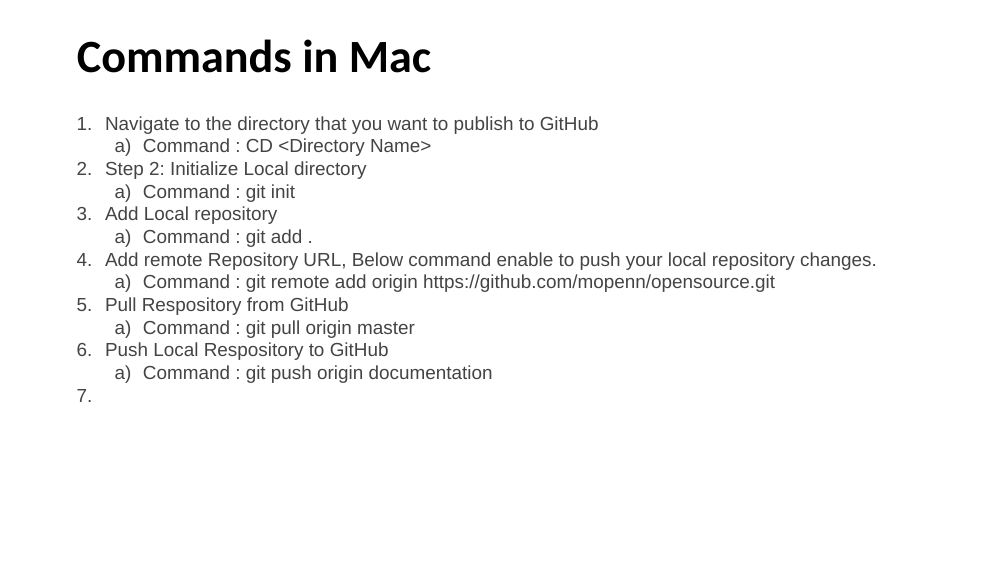
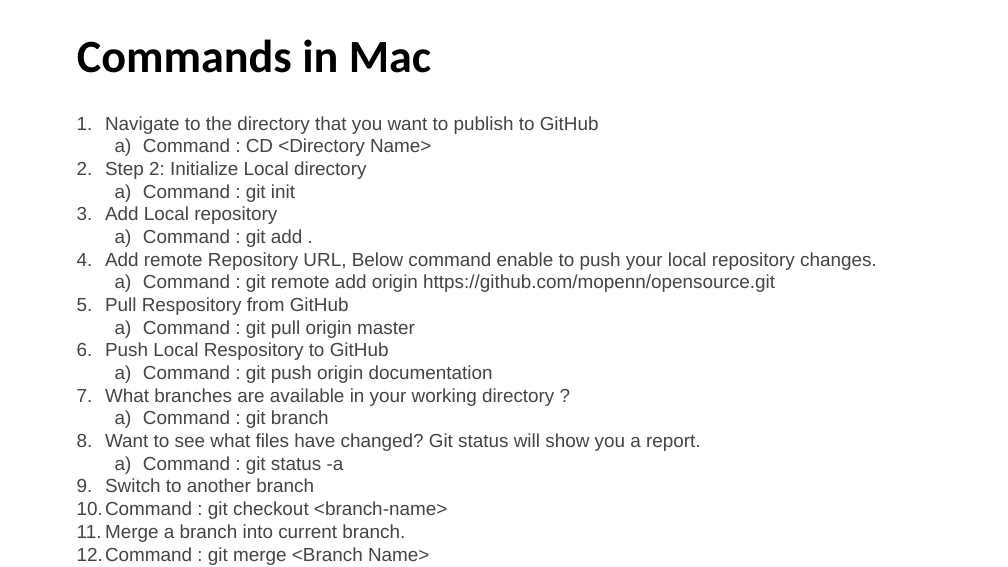
Before and after one commit to mopenn/opensource, a slide deck: slide 6 of GitHub/Github Tutorial for Beginners.pptx. Drawn at 1008x567 pixels with LibreOffice and Linux fonts; fonts in the diff are those of the drawing. Boxes give left, top, right and bottom in pixels: in the first picture for what was removed or moved away, otherwise in the second. Text is boxed around its words. In the diff, an @@ line names an element or a change of style, - is before the commit and + after.

Commit message:
made changes to git commands

```diff
--- a/GitHub/Github Tutorial for Beginners.pptx
+++ b/GitHub/Github Tutorial for Beginners.pptx
@@ text at (105,388,701,565): paragraphs added @@
+7. What branches are available in your working directory ?
+  a) Command : git branch
+8. Want to see what files have changed? Git status will show you a report.
+  a) Command : git status -a
+9. Switch to another branch
+10. Command : git checkout <branch-name>
+11. Merge a branch into current branch.
+12. Command : git merge <Branch Name>
```
Also in this commit, not shown: 1 other file.
